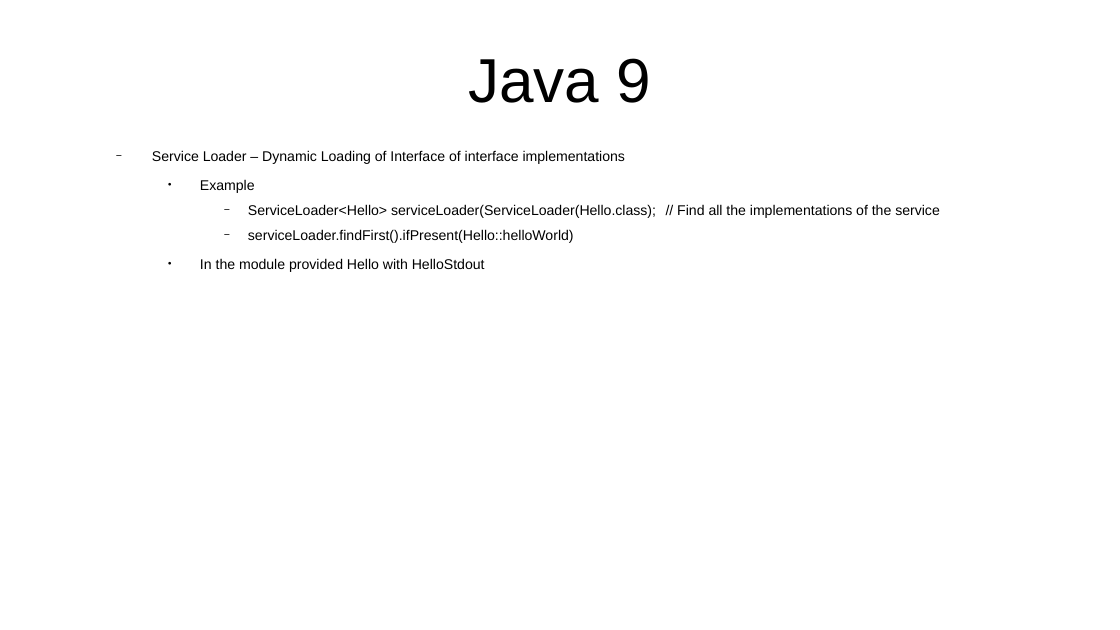
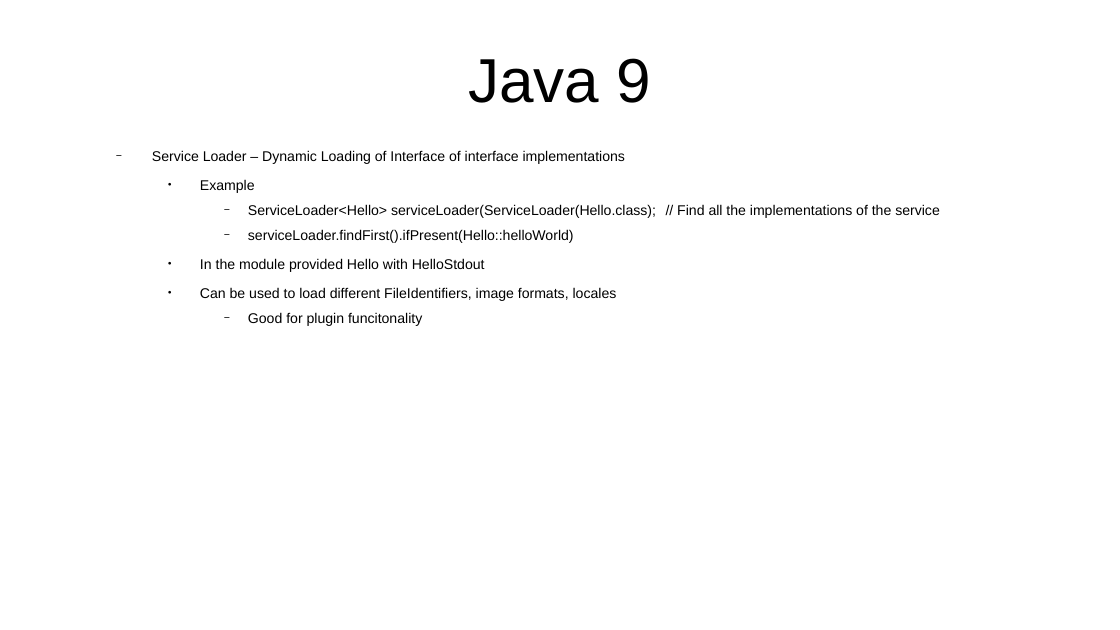
Before and after one commit to CharlesStockman/notesFromCourses, a slide deck: slide 5 of java/core/Java9To21.odp. Drawn at 1120x630 pixels with LibreOffice and Linux fonts; fonts in the diff are those of the drawing. Boxes give left, top, right and bottom in pixels: in the first picture for what was removed or moved away, otherwise in the second. Text is boxed around its words. In the diff, an @@ line names an element or a change of style, - is before the commit and + after.

```diff
--- a/java/core/Java9To21.odp
+++ b/java/core/Java9To21.odp
@@ text at [200,287,617,326]: paragraphs added @@
+    ● Can be used to load different FileIdentifiers, image formats, locales
+      − Good for plugin funcitonality
```
Also in this commit, not shown: 2 other slides changed, 11 slides added, 18 other files.
